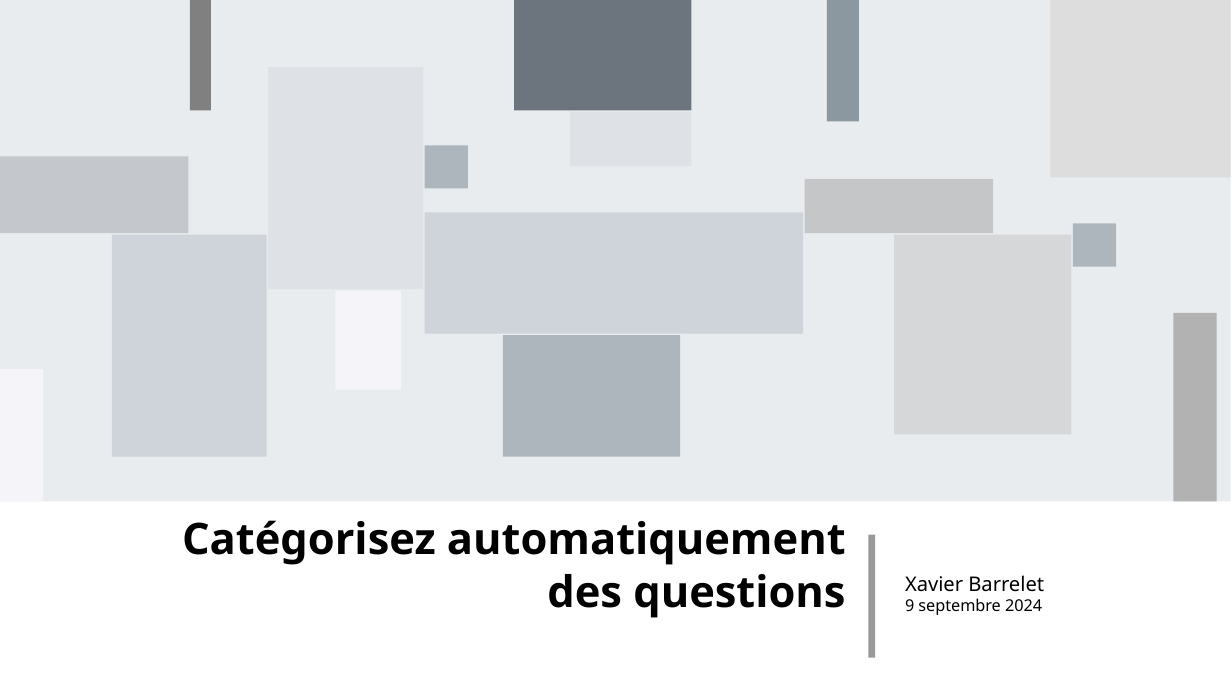
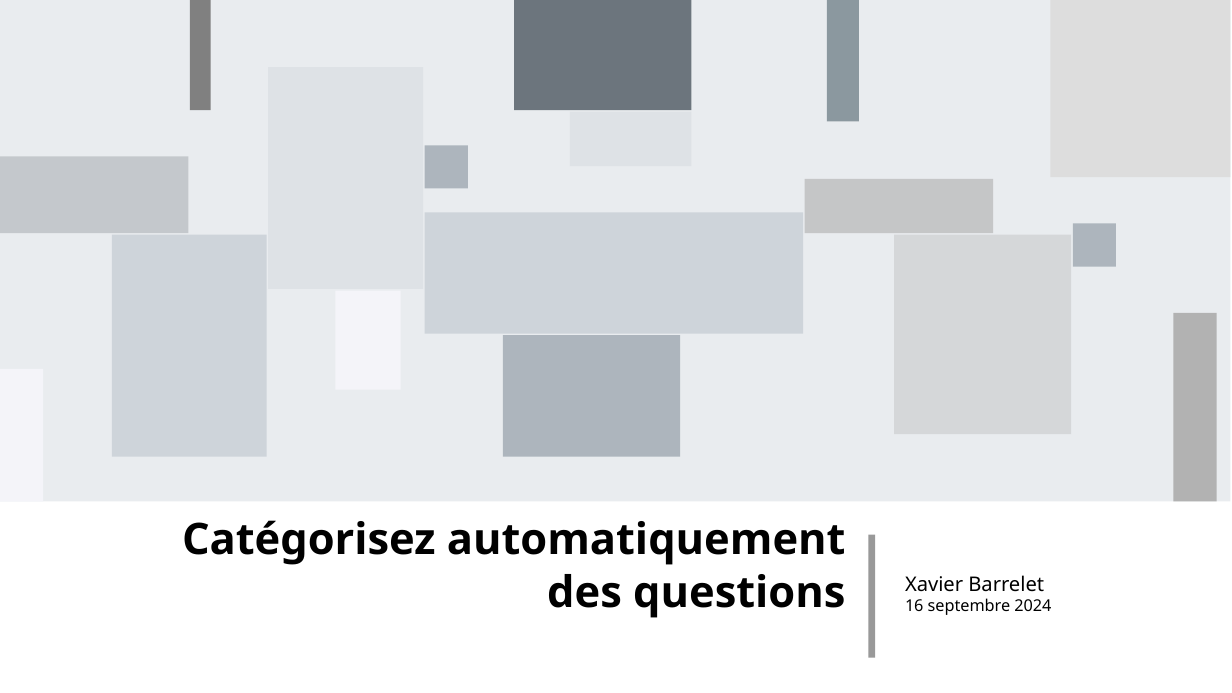
Before and after one commit to xbarrelet/ml-project-5, a slide deck: slide 1 of Barrelet_Xavier_7_presentation_082024.pptx. Drawn at 1232x693 pixels with LibreOffice and Linux fonts; fonts in the diff are those of the drawing. Boxes give left, top, right and bottom in pixels: in the first picture for what was removed or moved away, otherwise in the second. Text is boxed around its words. In the diff, an @@ line names an element or a change of style, - is before the commit and + after.

```diff
--- a/Barrelet_Xavier_7_presentation_082024.pptx
+++ b/Barrelet_Xavier_7_presentation_082024.pptx
@@ text at box(905, 598, 1051, 615): text changed @@
-9 septembre 2024
+16 septembre 2024
```
Also in this commit, not shown: 9 other slides changed, 6 other files.
